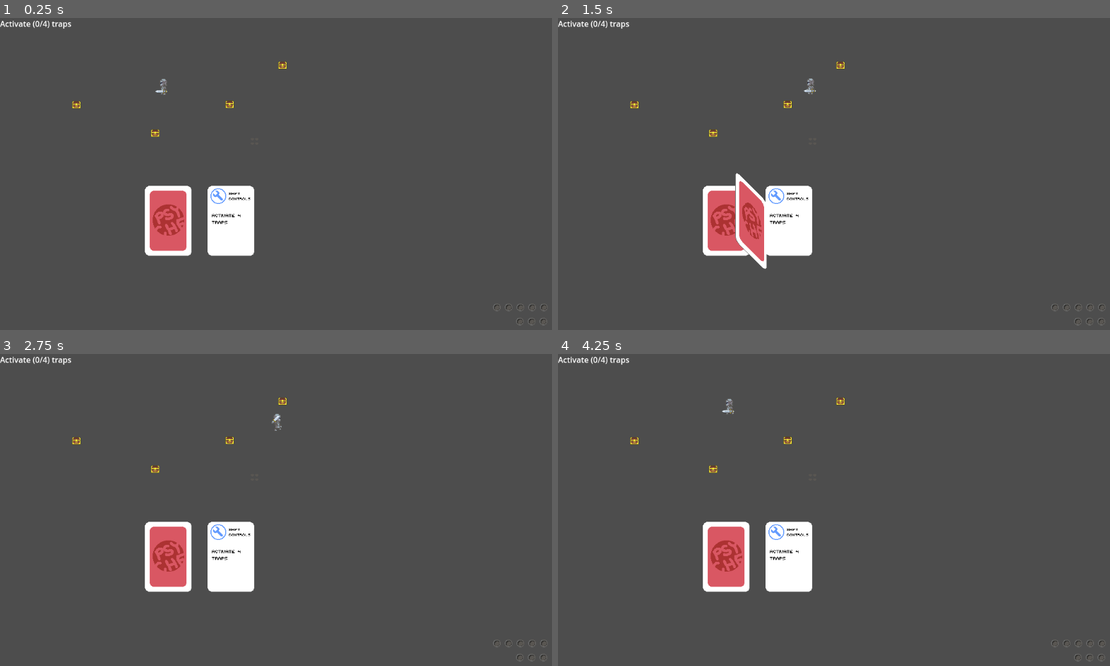
Above: before the commit, frames 1-4 (two rows, left to right).
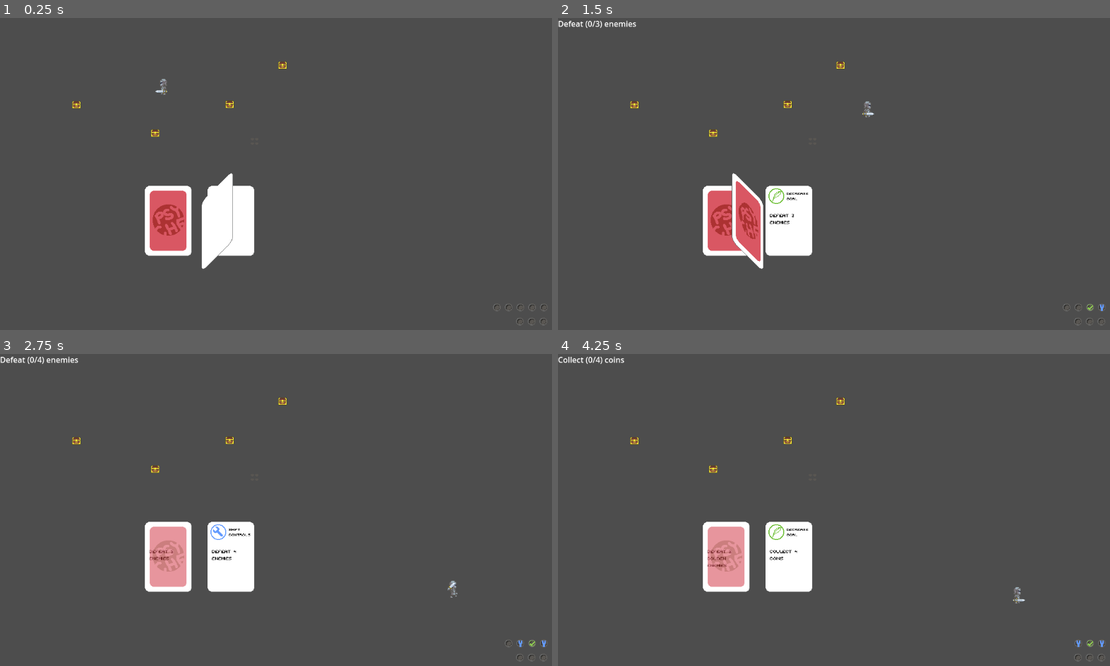
Above: after the commit, the same moments.

Repository: GoldenAppler-eng/Psyches-Dungeon
Game: Godot game, scene res://scenes/test_world.tscn
The game is run twice, just before and just after one commit, with the same random seed, the same clock (stepped at 60 frames per second) and the same inputs.
Inputs (mouse positions are in pixels of both pictures, inside the frame that each line leads up to):
- Up to frame 1 (0.25 s): no input
- Up to frame 2 (1.5 s): move the mouse to (966, 161) at 0.52 s; hold W (move_right) 0.53-1.28 s; hold Space (attack) 0.53-1.28 s; click (966, 161) at 0.67 s; move the mouse to (729, 192) at 1.27 s; hold S (move_down, bound only after the commit) from 1.28 s (still down); tap Space (attack) at 1.35 s
- Up to frame 3 (2.75 s): tap Enter at 2 s; move the mouse to (336, 441) at 2.02 s; release S (move_down, bound only after the commit) at 2.03 s; hold W (move_right) from 2.03 s (still down); hold Space (attack) from 2.03 s (still down); tap E (open_chest) at 2.1 s
- Up to frame 4 (4.25 s): move the mouse to (811, 575) at 2.77 s; release W (move_right) at 2.78 s; release Space (attack) at 2.78 s; hold A (move_up) 2.78-3.53 s; tap Space (attack) at 2.85, 3.5 s; click (811, 575) at 2.92 s; move the mouse to (1010, 559) at 3.52 s; hold S (move_left) from 3.53 s (still down); hold Space (attack) from 3.53 s (still down)

The runs differ from the first frame. In frame 1, 0.7% of the frame differs, in the area x 0-46%, y 0-81%; in frame 2, 1.3%; in frame 3, 1.7%; in frame 4, 1.8%, in the area x 0-99%, y 0-94%.

Commit message:
Implemented card switch process

Diff:
--- a/prefabs/cards/card.tscn
+++ b/prefabs/cards/card.tscn
@@ -96,6 +96,228 @@
 "name": &"default",
 "speed": 5.0
 }]
+
+[sub_resource type="Animation" id="Animation_rryma"]
+length = 0.001
+tracks/0/type = "value"
+tracks/0/imported = false
+tracks/0/enabled = true
+tracks/0/path = NodePath("base:animation")
+tracks/0/interp = 1
+tracks/0/loop_wrap = true
+tracks/0/keys = {
+"times": PackedFloat32Array(0),
+"transitions": PackedFloat32Array(1),
+"update": 1,
+"values": [&"default"]
+}
+tracks/1/type = "value"
+tracks/1/imported = false
+tracks/1/enabled = true
+tracks/1/path = NodePath("base:frame")
+tracks/1/interp = 1
+tracks/1/loop_wrap = true
+tracks/1/keys = {
+"times": PackedFloat32Array(0),
+"transitions": PackedFloat32Array(1),
+"update": 0,
+"values": [1]
+}
+tracks/2/type = "value"
+tracks/2/imported = false
+tracks/2/enabled = true
+tracks/2/path = NodePath("effect_icon:visible")
+tracks/2/interp = 1
+tracks/2/loop_wrap = true
+tracks/2/keys = {
+"times": PackedFloat32Array(0),
+"transitions": PackedFloat32Array(1),
+"update": 1,
+"values": [false]
+}
+tracks/3/type = "value"
+tracks/3/imported = false
+tracks/3/enabled = true
+tracks/3/path = NodePath("task_text_label:visible")
+tracks/3/interp = 1
+tracks/3/loop_wrap = true
+tracks/3/keys = {
+"times": PackedFloat32Array(0),
+"transitions": PackedFloat32Array(1),
+"update": 1,
+"values": [false]
+}
+tracks/4/type = "value"
+tracks/4/imported = false
+tracks/4/enabled = true
+tracks/4/path = NodePath("effect_text_label:visible")
+tracks/4/interp = 1
+tracks/4/loop_wrap = true
+tracks/4/keys = {
+"times": PackedFloat32Array(0),
+"transitions": PackedFloat32Array(1),
+"update": 1,
+"values": [false]
+}
+tracks/5/type = "value"
+tracks/5/imported = false
+tracks/5/enabled = true
+tracks/5/path = NodePath("base:position")
+tracks/5/interp = 1
+tracks/5/loop_wrap = true
+tracks/5/keys = {
+"times": PackedFloat32Array(0),
+"transitions": PackedFloat32Array(1),
+"update": 0,
+"values": [Vector2(0, 0)]
+}
+tracks/6/type = "value"
+tracks/6/imported = false
+tracks/6/enabled = true
+tracks/6/path = NodePath("effect_icon:position")
+tracks/6/interp = 1
+tracks/6/loop_wrap = true
+tracks/6/keys = {
+"times": PackedFloat32Array(0),
+"transitions": PackedFloat32Array(1),
+"update": 0,
+"values": [Vector2(-26, -51)]
+}
+tracks/7/type = "value"
+tracks/7/imported = false
+tracks/7/enabled = true
+tracks/7/path = NodePath("task_text_label:position")
+tracks/7/interp = 1
+tracks/7/loop_wrap = true
+tracks/7/keys = {
+"times": PackedFloat32Array(0),
+"transitions": PackedFloat32Array(1),
+"update": 0,
+"values": [Vector2(-39, -18)]
+}
+tracks/8/type = "value"
+tracks/8/imported = false
+tracks/8/enabled = true
+tracks/8/path = NodePath("effect_text_label:position")
+tracks/8/interp = 1
+tracks/8/loop_wrap = true
+tracks/8/keys = {
+"times": PackedFloat32Array(0),
+"transitions": PackedFloat32Array(1),
+"update": 0,
+"values": [Vector2(-5, -62)]
+}
+
+[sub_resource type="Animation" id="Animation_xnudp"]
+resource_name = "RESET_FRONT"
+tracks/0/type = "value"
+tracks/0/imported = false
+tracks/0/enabled = true
+tracks/0/path = NodePath("base:animation")
+tracks/0/interp = 1
+tracks/0/loop_wrap = true
+tracks/0/keys = {
+"times": PackedFloat32Array(0),
+"transitions": PackedFloat32Array(1),
+"update": 1,
+"values": [&"default"]
+}
+tracks/1/type = "value"
+tracks/1/imported = false
+tracks/1/enabled = true
+tracks/1/path = NodePath("base:frame")
+tracks/1/interp = 1
+tracks/1/loop_wrap = true
+tracks/1/keys = {
+"times": PackedFloat32Array(0),
+"transitions": PackedFloat32Array(1),
+"update": 1,
+"values": [0]
+}
+tracks/2/type = "value"
+tracks/2/imported = false
+tracks/2/enabled = true
+tracks/2/path = NodePath("effect_icon:visible")
+tracks/2/interp = 1
+tracks/2/loop_wrap = true
+tracks/2/keys = {
+"times": PackedFloat32Array(0),
+"transitions": PackedFloat32Array(1),
+"update": 1,
+"values": [true]
+}
+tracks/3/type = "value"
+tracks/3/imported = false
+tracks/3/enabled = true
+tracks/3/path = NodePath("task_text_label:visible")
+tracks/3/interp = 1
+tracks/3/loop_wrap = true
+tracks/3/keys = {
+"times": PackedFloat32Array(0),
+"transitions": PackedFloat32Array(1),
+"update": 1,
+"values": [true]
+}
+tracks/4/type = "value"
+tracks/4/imported = false
+tracks/4/enabled = true
+tracks/4/path = NodePath("effect_text_label:visible")
+tracks/4/interp = 1
+tracks/4/loop_wrap = true
+tracks/4/keys = {
+"times": PackedFloat32Array(0),
+"transitions": PackedFloat32Array(1),
+"update": 1,
+"values": [true]
+}
+tracks/5/type = "value"
+tracks/5/imported = false
+tracks/5/enabled = true
+tracks/5/path = NodePath("base:position")
+tracks/5/interp = 1
+tracks/5/loop_wrap = true
+tracks/5/keys = {
+"times": PackedFloat32Array(0),
+"transitions": PackedFloat32Array(1),
+"update": 0,
+"values": [Vector2(0, 0)]
+}
+tracks/6/type = "value"
+tracks/6/imported = false
+tracks/6/enabled = true
+tracks/6/path = NodePath("effect_icon:position")
+tracks/6/interp = 1
+tracks/6/loop_wrap = true
+tracks/6/keys = {
+"times": PackedFloat32Array(0),
+"transitions": PackedFloat32Array(1),
+"update": 0,
+"values": [Vector2(-26, -51)]
+}
+tracks/7/type = "value"
+tracks/7/imported = false
+tracks/7/enabled = true
+tracks/7/path = NodePath("task_text_label:position")
+tracks/7/interp = 1
+tracks/7/loop_wrap = true
+tracks/7/keys = {
+"times": PackedFloat32Array(0),
+"transitions": PackedFloat32Array(1),
+"update": 0,
+"values": [Vector2(-39, -18)]
+}
+tracks/8/type = "value"
+tracks/8/imported = false
+tracks/8/enabled = true
+tracks/8/path = NodePath("effect_text_label:position")
+tracks/8/interp = 1
+tracks/8/loop_wrap = true
+tracks/8/keys = {
+"times": PackedFloat32Array(0),
+"transitions": PackedFloat32Array(1),
+"update": 0,
+"values": [Vector2(-5, -62)]
+}
 
 [sub_resource type="Animation" id="Animation_01o7m"]
 resource_name = "flip_card"
@@ -222,8 +444,8 @@
 "values": [Vector2(0, 0), Vector2(0, -27), Vector2(0, -27), Vector2(0, 0)]
 }
 
-[sub_resource type="Animation" id="Animation_rryma"]
-length = 0.001
+[sub_resource type="Animation" id="Animation_aubby"]
+resource_name = "RESET_FRONT_WITHOUT_EFFECT"
 tracks/0/type = "value"
 tracks/0/imported = false
 tracks/0/enabled = true
@@ -245,8 +467,8 @@
 tracks/1/keys = {
 "times": PackedFloat32Array(0),
 "transitions": PackedFloat32Array(1),
-"update": 0,
-"values": [1]
+"update": 1,
+"values": [0]
 }
 tracks/2/type = "value"
 tracks/2/imported = false
@@ -270,7 +492,7 @@
 "times": PackedFloat32Array(0),
 "transitions": PackedFloat32Array(1),
 "update": 1,
-"values": [false]
+"values": [true]
 }
 tracks/4/type = "value"
 tracks/4/imported = false
@@ -333,121 +555,11 @@
 "values": [Vector2(-5, -62)]
 }
 
-[sub_resource type="Animation" id="Animation_xnudp"]
-resource_name = "RESET_FRONT"
-tracks/0/type = "value"
-tracks/0/imported = false
-tracks/0/enabled = true
-tracks/0/path = NodePath("base:animation")
-tracks/0/interp = 1
-tracks/0/loop_wrap = true
-tracks/0/keys = {
-"times": PackedFloat32Array(0),
-"transitions": PackedFloat32Array(1),
-"update": 1,
-"values": [&"default"]
-}
-tracks/1/type = "value"
-tracks/1/imported = false
-tracks/1/enabled = true
-tracks/1/path = NodePath("base:frame")
-tracks/1/interp = 1
-tracks/1/loop_wrap = true
-tracks/1/keys = {
-"times": PackedFloat32Array(0),
-"transitions": PackedFloat32Array(1),
-"update": 1,
-"values": [0]
-}
-tracks/2/type = "value"
-tracks/2/imported = false
-tracks/2/enabled = true
-tracks/2/path = NodePath("effect_icon:visible")
-tracks/2/interp = 1
-tracks/2/loop_wrap = true
-tracks/2/keys = {
-"times": PackedFloat32Array(0),
-"transitions": PackedFloat32Array(1),
-"update": 1,
-"values": [true]
-}
-tracks/3/type = "value"
-tracks/3/imported = false
-tracks/3/enabled = true
-tracks/3/path = NodePath("task_text_label:visible")
-tracks/3/interp = 1
-tracks/3/loop_wrap = true
-tracks/3/keys = {
-"times": PackedFloat32Array(0),
-"transitions": PackedFloat32Array(1),
-"update": 1,
-"values": [true]
-}
-tracks/4/type = "value"
-tracks/4/imported = false
-tracks/4/enabled = true
-tracks/4/path = NodePath("effect_text_label:visible")
-tracks/4/interp = 1
-tracks/4/loop_wrap = true
-tracks/4/keys = {
-"times": PackedFloat32Array(0),
-"transitions": PackedFloat32Array(1),
-"update": 1,
-"values": [true]
-}
-tracks/5/type = "value"
-tracks/5/imported = false
-tracks/5/enabled = true
-tracks/5/path = NodePath("base:position")
-tracks/5/interp = 1
-tracks/5/loop_wrap = true
-tracks/5/keys = {
-"times": PackedFloat32Array(0),
-"transitions": PackedFloat32Array(1),
-"update": 0,
-"values": [Vector2(0, 0)]
-}
-tracks/6/type = "value"
-tracks/6/imported = false
-tracks/6/enabled = true
-tracks/6/path = NodePath("effect_icon:position")
-tracks/6/interp = 1
-tracks/6/loop_wrap = true
-tracks/6/keys = {
-"times": PackedFloat32Array(0),
-"transitions": PackedFloat32Array(1),
-"update": 0,
-"values": [Vector2(-26, -51)]
-}
-tracks/7/type = "value"
-tracks/7/imported = false
-tracks/7/enabled = true
-tracks/7/path = NodePath("task_text_label:position")
-tracks/7/interp = 1
-tracks/7/loop_wrap = true
-tracks/7/keys = {
-"times": PackedFloat32Array(0),
-"transitions": PackedFloat32Array(1),
-"update": 0,
-"values": [Vector2(-39, -18)]
-}
-tracks/8/type = "value"
-tracks/8/imported = false
-tracks/8/enabled = true
-tracks/8/path = NodePath("effect_text_label:position")
-tracks/8/interp = 1
-tracks/8/loop_wrap = true
-tracks/8/keys = {
-"times": PackedFloat32Array(0),
-"transitions": PackedFloat32Array(1),
-"update": 0,
-"values": [Vector2(-5, -62)]
-}
-
 [sub_resource type="AnimationLibrary" id="AnimationLibrary_m6ryn"]
 _data = {
 "RESET": SubResource("Animation_rryma"),
 "RESET_FRONT": SubResource("Animation_xnudp"),
+"RESET_FRONT_WITHOUT_EFFECT": SubResource("Animation_aubby"),
 "flip_card": SubResource("Animation_01o7m")
 }
 
--- a/prefabs/handlers/card_handler.tscn
+++ b/prefabs/handlers/card_handler.tscn
@@ -17,6 +17,7 @@
 unique_name_in_owner = true
 z_index = 23
 effect_type = 4
+hide_effect = true
 
 [node name="current" parent="." instance=ExtResource("1_xopyf")]
 unique_name_in_owner = true
@@ -26,6 +27,7 @@
 
 [node name="cover" parent="." instance=ExtResource("1_xopyf")]
 unique_name_in_owner = true
+modulate = Color(1, 1, 1, 0.392157)
 z_index = 30
 effect_type = 4
 face_down = true
--- a/scripts/components/invert_controls_component.gd
+++ b/scripts/components/invert_controls_component.gd
@@ -16,6 +16,7 @@
 
 func _ready() -> void:
 	GlobalCardTimer.timeout.connect(_on_destroy_timer_timeout)
+	GlobalSignalBus.task_completed.connect(_on_task_completed)
 
 	_store_original_controls()
 	_invert_controls()
@@ -39,6 +40,10 @@
 	_revert_original_controls()
 	queue_free.call_deferred()
 
+func _on_task_completed(task_type : int) -> void:
+	_revert_original_controls()
+	queue_free.call_deferred()
+
 func _invert_controls() -> void:
 	for action : String in invert_dict.keys():
 		var tmp_events : Array[InputEvent] = InputMap.action_get_events(action)
--- a/scripts/components/shift_controls_component.gd
+++ b/scripts/components/shift_controls_component.gd
@@ -18,8 +18,9 @@
 
 func _ready() -> void:
 	GlobalCardTimer.timeout.connect(_on_destroy_timer_timeout)
+	GlobalSignalBus.task_completed.connect(_on_task_completed)
+
 	_store_original_controls()
-
 	_shift_controls()
 
 func _store_original_controls() -> void:
@@ -37,6 +38,10 @@
 			InputMap.action_add_event(action, event)
 
 func _on_destroy_timer_timeout() -> void:
+	_revert_original_controls()
+	queue_free.call_deferred()
+
+func _on_task_completed(task_type : int) -> void:
 	_revert_original_controls()
 	queue_free.call_deferred()
 
--- a/scripts/handlers/card_handler.gd
+++ b/scripts/handlers/card_handler.gd
@@ -12,54 +12,76 @@
 @onready var current : Card = $%current
 @onready var cover : Card = $%cover
 
+var next_task_values : Array[int]
+var next_card_effect : WildEffect
+
 func _ready() -> void:
+	var cover_animation_player : AnimationPlayer = cover.find_child("AnimationPlayer")
+	cover_animation_player.animation_finished.connect(_on_flipping_animation_finished)
+
 	GlobalCardTimer.timeout.connect(_on_new_card_timer_timeout)
 
 	GlobalSignalBus.task_completed.connect(_on_task_completed)
 	GlobalSignalBus.change_goal_count.connect(_on_goal_count_changed)
 	GlobalSignalBus.psyche_task_request.connect(_on_psyche_task_received)
 
-	_generate_new_current_card()
+	_generate_new_next_card()
+	_change_cards()
 
 func _process(delta : float) -> void:
 	if Input.is_action_just_pressed("attack"):
-		play_change_card_animation()
+		GlobalSignalBus.task_completed.emit(Global.TASK_TYPE.ACTIVATE)
 
-func _generate_new_current_card() -> void:
+func _generate_new_next_card() -> void:
 	var task_values : Array[int] = _generate_new_task()
 	var card_effect : WildEffect = _generate_new_effect()
+
+	next_task_values = task_values
+	next_card_effect = card_effect
+
+	var task_text : String = task_handler.get_task_description(task_values[0], task_values[1], task_values[2])
+
+	next.task_text = task_text
+
+	next.effect_type = card_effect.effect_type
+	next.effect_text = card_effect.effect_name
+
+func _update_current_task() -> void:
+	task_handler.set_task_type(next_task_values[0], next_task_values[1], next_task_values[2])
+	effect_handler.add_effect_to_resolve(next_card_effect)
 
 	var task_text : String = task_handler.get_current_task_description()
 
 	current.task_text = task_text
 
-	current.effect_type = card_effect.effect_type
-	current.effect_text = card_effect.effect_name
+	current.effect_type = next_card_effect.effect_type
+	current.effect_text = next_card_effect.effect_name
+
+	_generate_new_next_card()
 
 func _generate_new_effect() -> WildEffect:
 	var chosen_effect : WildEffect = effect_pool.pick_random()
-
-	effect_handler.add_effect_to_resolve(chosen_effect)
 
 	return chosen_effect
 
 func _generate_new_task() -> Array[int]:
 	var gen_task_type : int = randi_range(Global.TASK_TYPE.DEFEAT, Global.TASK_TYPE.TRAVEL)
 	var gen_task_amt : int = randi_range(2, 5)
+	var gen_task_dir : int = randi_range(0, 3) + Global.DIRECTION.NORTH
 
-	task_handler.set_task_type(gen_task_type, gen_task_amt)
-
-	return [gen_task_type, gen_task_amt]
+	return [gen_task_type, gen_task_amt, gen_task_dir]
 
 func _on_new_card_timer_timeout() -> void:
 	loss_handler.mark_loss()
-	_generate_new_current_card()
+
+	_change_cards()
 
 func _on_task_completed(task_type : int) -> void:
 	print("Complete task type: " + str(task_type))
 	goal_handler.mark_completed_task(current.effect_type)
 
-	_generate_new_current_card()
+	_change_cards()
+
 	GlobalCardTimer.start()
 
 func _on_goal_count_changed(inc_amt : int) -> void:
@@ -71,7 +93,15 @@
 func _on_psyche_task_received() -> void:
 	pass
 
-func play_change_card_animation() -> void:
+func _change_cards() -> void:
 	next.visible = false
+	cover.modulate = Color8(255, 255, 255, 255)
 
 	cover.play_flip_card_animation()
+
+func _on_flipping_animation_finished(anim_name : String) -> void:
+	if anim_name == "flip_card":
+		next.visible = true
+		cover.modulate = Color8(255, 255, 255, 100)
+
+		_update_current_task()
--- a/scripts/handlers/goal_handler.gd
+++ b/scripts/handlers/goal_handler.gd
@@ -24,7 +24,7 @@
 	pass
 
 func mark_completed_task(effect_type : int) -> void:
-	if goal_completion_counter > goal_marker_array.size():
+	if goal_completion_counter >= goal_marker_array.size():
 		return
 
 	var marker : Node2D = goal_marker_array[goal_completion_counter]
--- a/scripts/handlers/task_handler.gd
+++ b/scripts/handlers/task_handler.gd
@@ -50,11 +50,12 @@
 	task_display_label.text = task_text
 
 
-func set_task_type(type : int, amt : int) -> void:
+func set_task_type(type : int, amt : int, dir : int) -> void:
 	reset_counter()
 
 	current_task_type = type
 	task_completion_amount = amt
+	task_completion_direction = dir
 
 	if type == Global.TASK_TYPE.TRAVEL:
 		task_completion_direction = randi_range(0, 3) + Global.DIRECTION.NORTH
@@ -115,3 +116,24 @@
 			task_desc = "Go " + direction_dict[task_completion_direction] + " into another room " + str(task_completion_amount) + " times in a row"
 
 	return task_desc
+
+func get_task_description(task_type : int, task_amt : int, task_dir : int) -> String:
+	var task_desc : String = ""
+
+	match task_type:
+		Global.TASK_TYPE.DEFEAT:
+			task_desc = "Defeat " + str(task_amt) + " enemies"
+		Global.TASK_TYPE.DEFEAT_GOLD:
+			task_desc = "Defeat " + str(task_amt) + " golden enemies"
+		Global.TASK_TYPE.COLLECT:
+			task_desc = "Collect " + str(task_amt) + " coins"
+		Global.TASK_TYPE.OPEN:
+			task_desc = "Open " + str(task_amt) + " chests"
+		Global.TASK_TYPE.ACTIVATE:
+			task_desc = "Activate " + str(task_amt) + " traps"
+		Global.TASK_TYPE.DIE:
+			task_desc = "Die"
+		Global.TASK_TYPE.TRAVEL:
+			task_desc = "Go " + direction_dict[task_dir] + " into another room " + str(task_amt) + " times in a row"
+
+	return task_desc
--- a/scripts/placeable/card.gd
+++ b/scripts/placeable/card.gd
@@ -3,8 +3,10 @@
 
 var task_text : String = ""
 var effect_text : String = ""
+
 @export var effect_type : int = 4
 @export var face_down : bool
+@export var hide_effect : bool = false
 
 @onready var base : AnimatedSprite2D = $%base
 @onready var effect_icon : AnimatedSprite2D = $%effect_icon
@@ -24,7 +26,10 @@
 		animation_player.play("RESET")
 		return
 
-	animation_player.play("RESET_FRONT")
+	if hide_effect:
+		animation_player.play("RESET_FRONT_WITHOUT_EFFECT")
+	else:
+		animation_player.play("RESET_FRONT")
 
 	effect_icon.frame = effect_type
 
Not shown: 1 places in prefabs/cards/card.tscn that only renumber resources
Not shown, added: scenes/tes80BD.tmp
